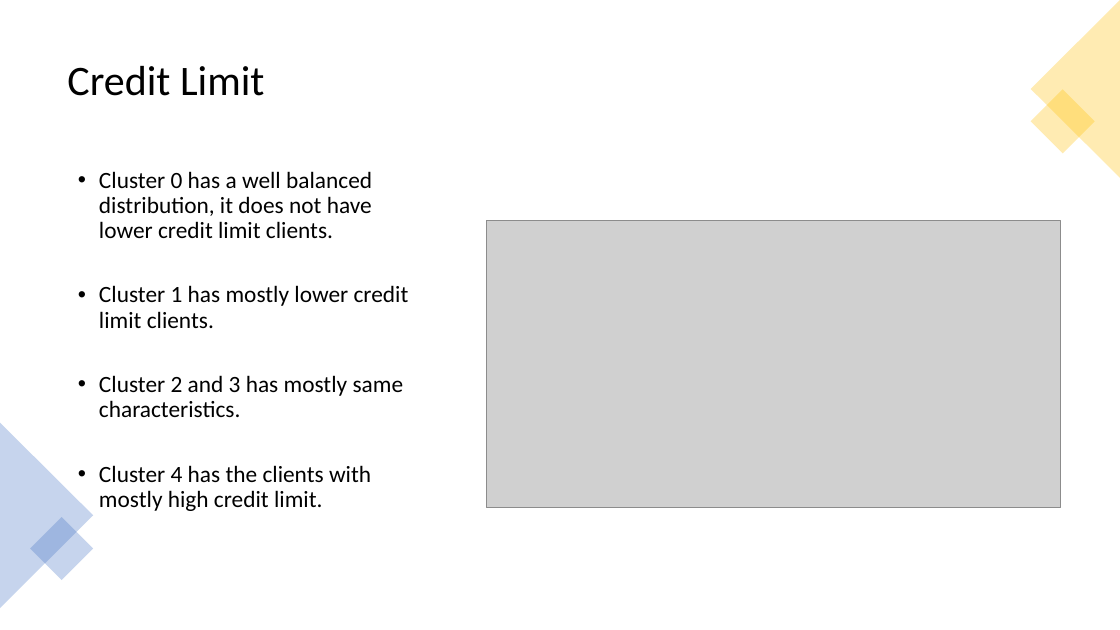
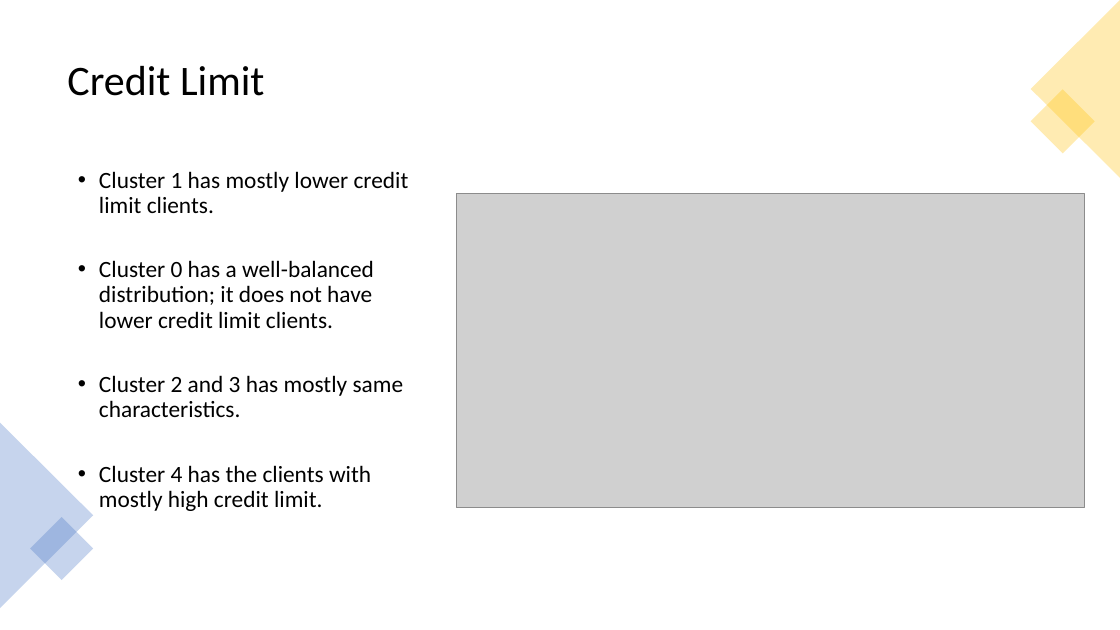
Before and after one commit to tamjid-ahsan/capstone_customer_churn, a slide deck: slide 13 of presentation.pptx (slide 9 before the commit). Drawn at 1120x630 pixels with LibreOffice and Linux fonts; fonts in the diff are those of the drawing; grey boxes stand for pictures. Boxes give left, top, right and bottom in pixels: in the first picture for what was removed or moved away, otherwise in the second. Text is boxed around its words. In the diff, an @@ line names an element or a change of style, - is before the commit and + after.

```diff
--- a/presentation.pptx
+++ b/presentation.pptx
@@ text at bbox=[99, 171, 372, 238]: paragraph removed @@
-• Cluster 0 has a well balanced distribution, it does not have lower credit limit clients.
@@ picture: place and size @@
-picture at bbox=[486, 221, 1061, 508]
+picture at bbox=[456, 194, 1085, 508]
@@ text at bbox=[99, 260, 374, 328]: paragraph added @@
+• Cluster 0 has a well-balanced distribution; it does not have lower credit limit clients.
```
Also in this commit, not shown: 10 other slides changed, 2 slides added, 1 slide removed, 12 other files.
